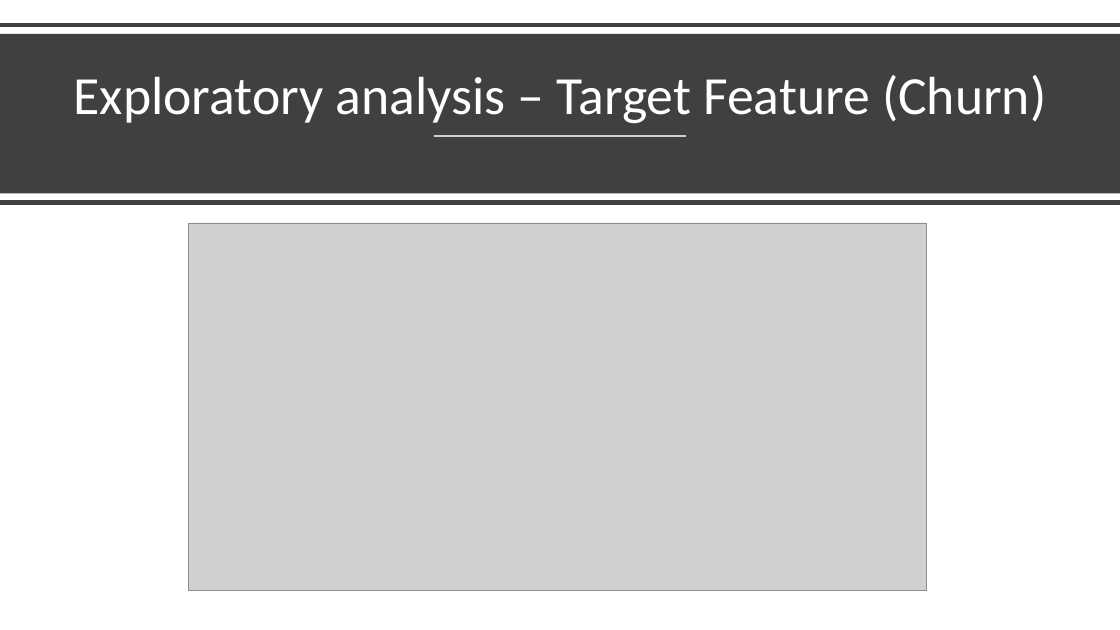
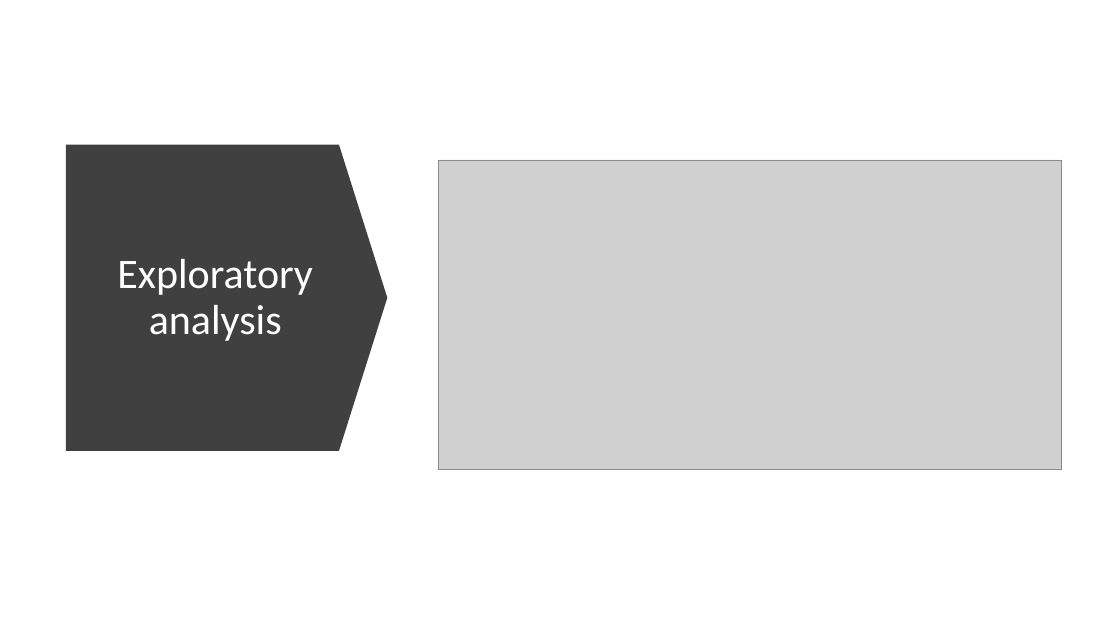
Before and after one commit to jinshuochen/Spring-Board-Capstone-Three, a slide deck: slide 6 of Customer Churn/reports/Customer Churn Final Presentation.pptx (slide 7 before the commit). Drawn at 1120x630 pixels with LibreOffice and Linux fonts; fonts in the diff are those of the drawing; grey boxes stand for pictures. Boxes give left, top, right and bottom in pixels: in the first picture for what was removed or moved away, otherwise in the second. Text is boxed around its words. In the diff, an @@ line names an element or a change of style, - is before the commit and + after.

Commit message:
Updated Final Presentation
Changed the background

```diff
--- a/Customer Churn/reports/Customer Churn Final Presentation.pptx
+++ b/Customer Churn/reports/Customer Churn Final Presentation.pptx
@@ background #000000 to #FFFFFF @@
@@ line removed from (0, 25) to (1120, 25) @@
@@ rectangle removed at box(0, 34, 1120, 193) @@
@@ down arrow added at box(66, 145, 388, 451), fill #404040 @@
@@ line removed from (434, 136) to (686, 136) @@
@@ picture: place and size @@
-picture at box(188, 223, 927, 590)
+picture at box(439, 160, 1062, 470)
@@ line removed from (0, 202) to (1120, 202) @@
@@ title "Exploratory analysis" at box(117, 259, 313, 341): vertical alignment bottom to middle @@
@@ title at box(117, 259, 313, 341): text changed; size 46 to 36 pt; text colour #000000 to #FFFFFF @@
-Exploratory analysis – Target Feature (Churn)
+Exploratory analysis
```
Also in this commit, not shown: 17 other slides changed, 1 slide removed.
